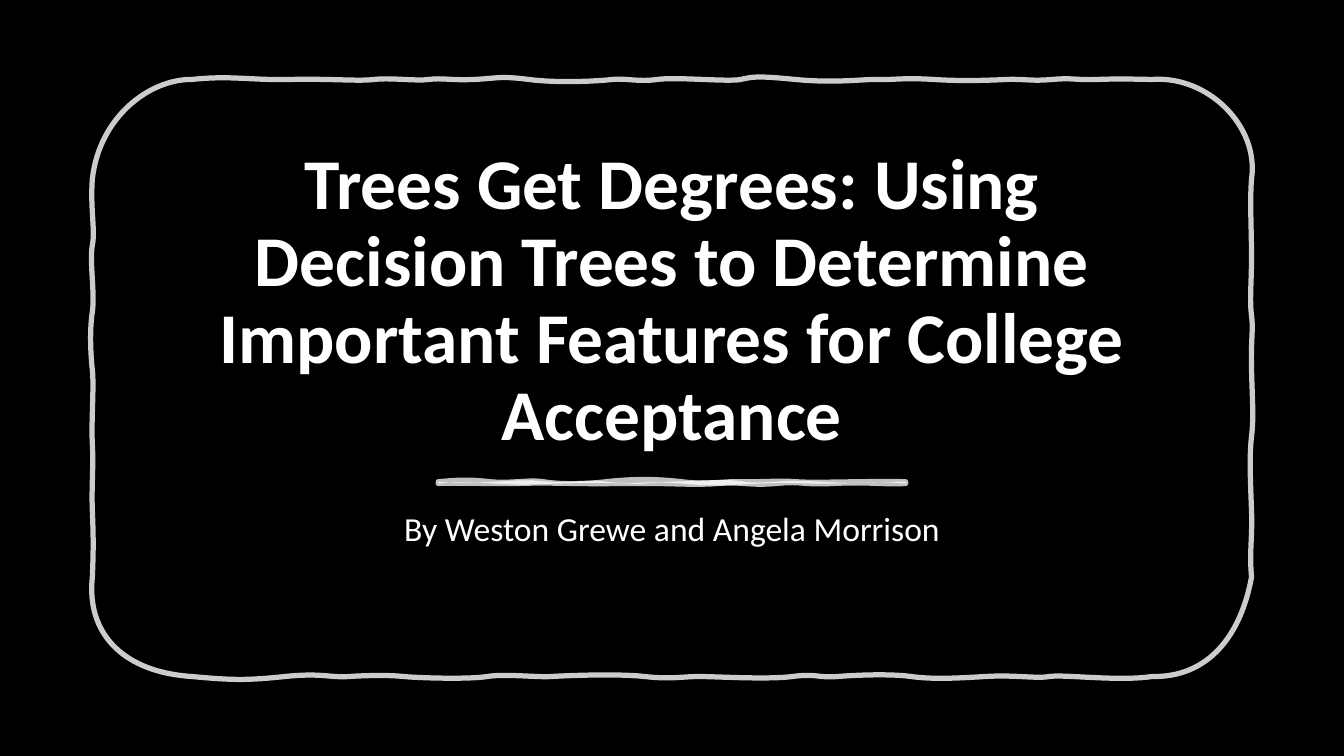
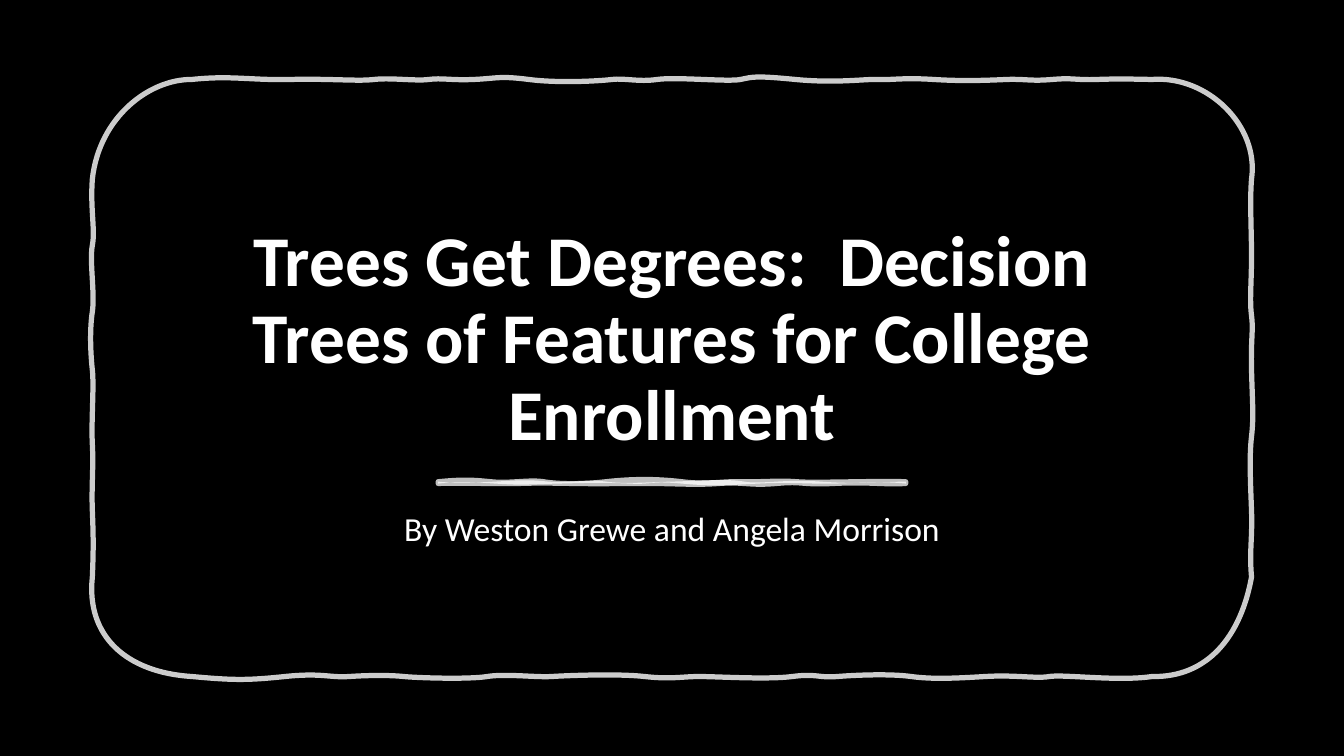
Before and after one commit to DillWithIt77/D2P-Spring-2021, a slide deck: slide 1 of Presentations/Trees Get Degrees_Full_Presentation.pptx. Drawn at 1344x756 pixels with LibreOffice and Linux fonts; fonts in the diff are those of the drawing; background and template pictures are left out. Boxes give left, top, right and bottom in pixels: in the first picture for what was removed or moved away, otherwise in the second. Text is boxed around its words. In the diff, an @@ line names an element or a change of style, - is before the commit and + after.

```diff
--- a/Presentations/Trees Get Degrees_Full_Presentation.pptx
+++ b/Presentations/Trees Get Degrees_Full_Presentation.pptx
@@ title at (253, 236, 1090, 441): text changed @@
-Trees Get Degrees: Using Decision Trees to Determine Important Features for College Acceptance
+Trees Get Degrees: Decision Trees of Features for College Enrollment
```
Also in this commit, not shown: 1 other slide changed.
